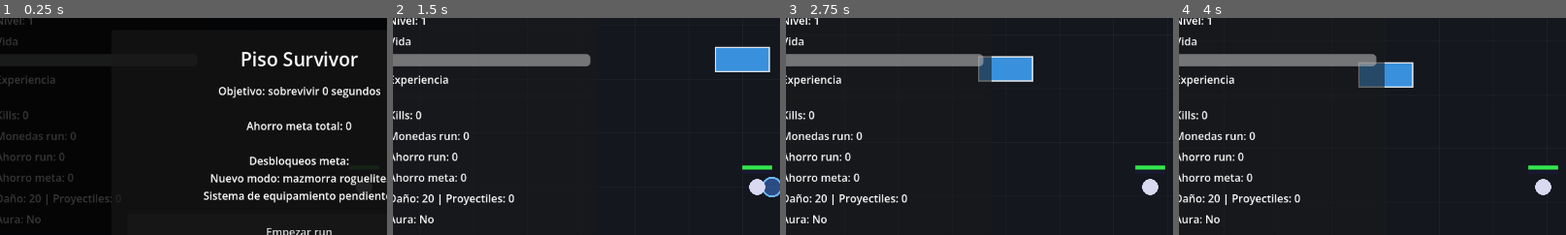
Above: before the commit, frames 1-4 (left to right).
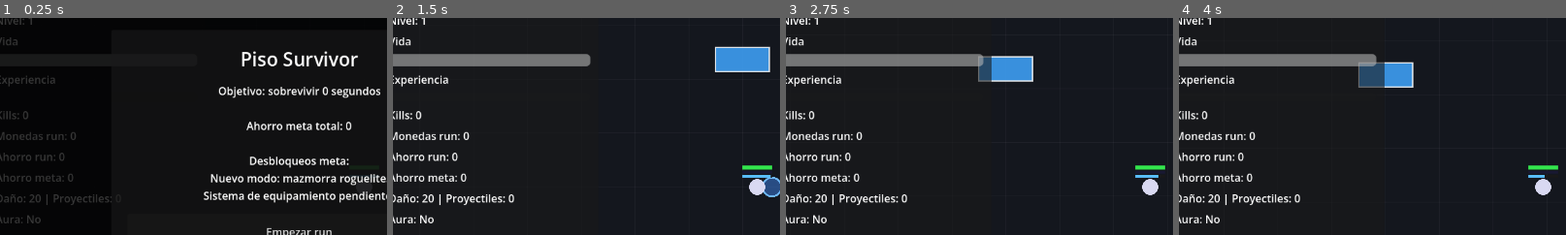
Above: after the commit, the same moments.

Repository: sergioHdz77/Dungeon-Project
Game: Godot game, scene res://scenes/core/main.tscn
Two runs of this game, one before a commit and one after it. Both use one fixed random seed, a clock stepped at 60 frames per second and the inputs below.
Inputs:
- Up to frame 1 (0.25 s): no input
- Up to frame 2 (1.5 s): click "Empezar run" at 0.5 s; tap Enter at 1.25 s; hold D (move_right) from 1.28 s (still down); hold Shift (block) from 1.28 s (still down)
- Up to frame 3 (2.75 s): keep holding D (move_right); tap W (move_up) at 1.52, 2.27 s; release Shift (block) at 2.03 s; tap Space (attack) at 2.1 s; tap Shift (block) at 2.3 s
- Up to frame 4 (4 s): release D (move_right) at 2.78 s; hold A (move_left) 2.78-3.53 s; hold Shift (block) 2.78-3.53 s; hold D (move_right) from 3.53 s (still down); tap E (interact) at 3.6 s; tap W (move_up) at 3.77 s; tap Shift (block) at 3.8 s
The pictures show only the part of the screen within x 3-53%, y 11-61%; the shares and areas given below are measured in that part.

The runs differ from the first frame. In frame 2, 0.1% of the frame differs, in the area x 90-98%, y 72-74%; in frame 3, less than 0.1%; in frame 4, less than 0.1%.

Commit message:
block stamina

Diff:
--- a/scripts/player/player.gd
+++ b/scripts/player/player.gd
@@ -212,6 +212,7 @@
 	draw_block_debug()
 	draw_player_body()
 	draw_health_bar()
+	draw_stamina_bar()
 	draw_xp_bar()
 
 func draw_aura() -> void:
@@ -323,6 +324,31 @@
 		Color(0.2, 0.9, 0.3)
 	)
 
+func draw_stamina_bar() -> void:
+	# Barra local de stamina debajo de la vida.
+	# Es provisional hasta adaptar el HUD.
+
+	if combat == null:
+		return
+
+	if not combat.has_method("get_stamina_ratio"):
+		return
+
+	var bar_width: float = 44.0
+	var bar_height: float = 4.0
+	var bar_position: Vector2 = Vector2(-bar_width / 2.0, -18.0)
+	var stamina_ratio: float = combat.get_stamina_ratio()
+
+	draw_rect(
+		Rect2(bar_position, Vector2(bar_width, bar_height)),
+		Color(0.10, 0.10, 0.10)
+	)
+
+	draw_rect(
+		Rect2(bar_position, Vector2(bar_width * stamina_ratio, bar_height)),
+		Color(0.35, 0.75, 1.0)
+	)
+
 func draw_xp_bar() -> void:
 	# Barra de XP local encima del jugador.
 	var bar_width := 44.0
--- a/scripts/player/player_combat.gd
+++ b/scripts/player/player_combat.gd
@@ -48,6 +48,27 @@
 # 0.45 significa que se mueve al 45% de su velocidad normal.
 @export var block_movement_multiplier: float = 0.45
 
+# Stamina máxima del jugador.
+@export var max_stamina: float = 100.0
+
+# Stamina actual.
+var stamina: float = 100.0
+
+# Stamina que se consume por segundo mientras bloquea.
+@export var block_stamina_drain_per_second: float = 28.0
+
+# Stamina que se recupera por segundo cuando no bloquea.
+@export var stamina_regen_per_second: float = 22.0
+
+# Tiempo que tarda en empezar a regenerar tras dejar de bloquear.
+@export var stamina_regen_delay: float = 0.45
+
+# Stamina mínima necesaria para empezar a bloquear.
+@export var minimum_stamina_to_block: float = 8.0
+
+# Temporizador interno para retrasar la regeneración.
+var stamina_regen_timer: float = 0.0
+
 # Temporizador visual del ataque.
 var attack_debug_timer: float = 0.0
 
@@ -73,12 +94,14 @@
 	player = get_parent() as Node2D
 	attack_range = melee_range
 
+	# Inicializamos la stamina al máximo.
+	stamina = max_stamina
 
 func process_combat(delta: float) -> void:
 	if player == null:
 		return
 
-	# Reducimos cooldown.
+	# Reducimos cooldown de ataque.
 	if attack_timer > 0.0:
 		attack_timer -= delta
 
@@ -89,8 +112,8 @@
 	# Actualizamos dirección de ataque/bloqueo según movimiento.
 	update_facing_direction()
 
-	# Actualizamos si el jugador está bloqueando.
-	update_block_state()
+	# Actualizamos bloqueo y stamina.
+	update_block_state(delta)
 
 	# Si está bloqueando, no puede atacar.
 	if is_blocking:
@@ -160,9 +183,37 @@
 	# Cono frontal.
 	return angle_degrees <= melee_arc_degrees / 2.0
 
-func update_block_state() -> void:
-	# El bloqueo se mantiene mientras el jugador pulse la acción block.
-	is_blocking = Input.is_action_pressed("block")
+func update_block_state(delta: float) -> void:
+	var wants_to_block: bool = Input.is_action_pressed("block")
+
+	if wants_to_block and stamina >= minimum_stamina_to_block:
+		is_blocking = true
+
+		# Consumimos stamina mientras bloquea.
+		stamina -= block_stamina_drain_per_second * delta
+		stamina = maxf(stamina, 0.0)
+
+		# Al bloquear, retrasamos la regeneración.
+		stamina_regen_timer = stamina_regen_delay
+
+		# Si se queda sin stamina, deja de bloquear.
+		if stamina <= 0.0:
+			is_blocking = false
+
+		return
+
+	# Si no quiere bloquear o no tiene stamina suficiente, no bloquea.
+	is_blocking = false
+
+	# Reducimos el delay de regeneración.
+	if stamina_regen_timer > 0.0:
+		stamina_regen_timer -= delta
+		return
+
+	# Regeneramos stamina.
+	if stamina < max_stamina:
+		stamina += stamina_regen_per_second * delta
+		stamina = minf(stamina, max_stamina)
 
 func get_modified_incoming_damage(amount: float) -> float:
 	# Permite que Player pregunte cuánto daño debe recibir realmente.
@@ -214,3 +265,17 @@
 func upgrade_aura() -> void:
 	# El aura survivor-like queda desactivada.
 	pass
+
+func get_stamina() -> float:
+	return stamina
+
+
+func get_max_stamina() -> float:
+	return max_stamina
+
+
+func get_stamina_ratio() -> float:
+	if max_stamina <= 0.0:
+		return 0.0
+
+	return stamina / max_stamina
